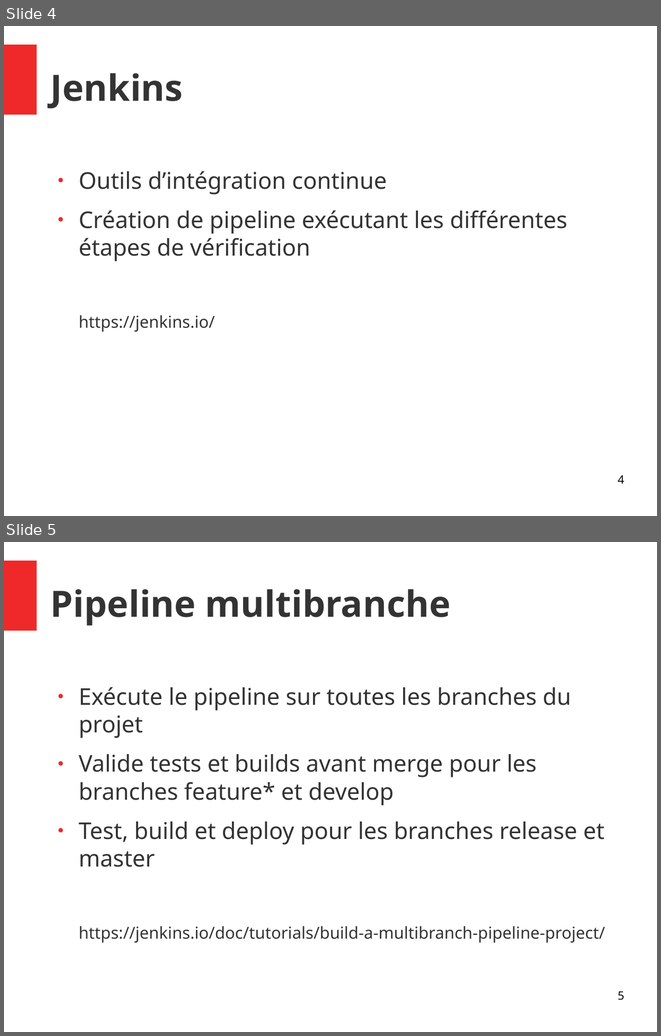
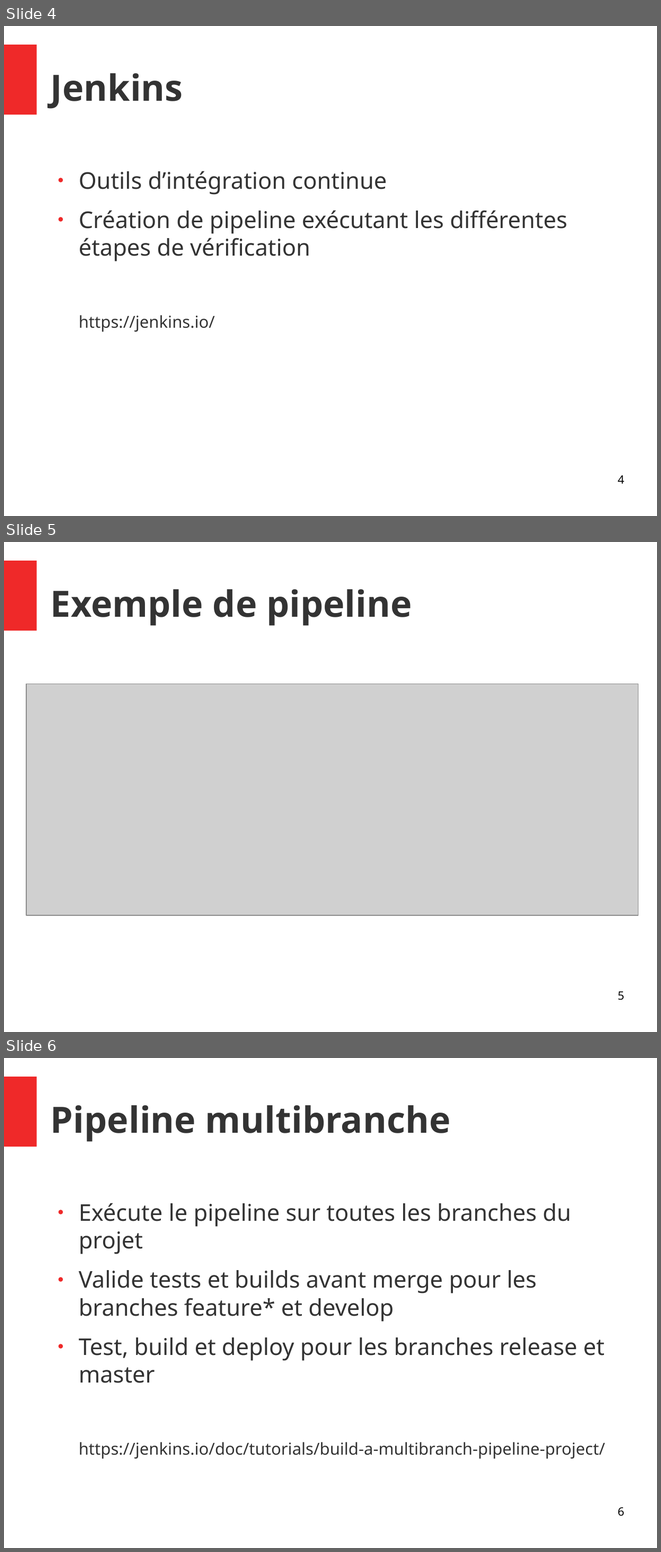
Before and after one commit to Yanoushka/angular-seed, a slide deck: docs/Focus intégration continue.odp. Shown one above the other, each under a label of ours: slides 4 and 5 before the commit, slides 4, 5 and 6 after it. The pictures are 661x1036 and 661x1552 pixels, drawn with LibreOffice and Linux fonts; fonts in the diff are those of the drawing; grey boxes stand for pictures. Boxes give left, top, right and bottom in pixels: in the first picture for what was removed or moved away, otherwise in the second. Text is boxed around its words. In the diff, an @@ line names an element or a change of style, - is before the commit and + after.

```diff
--- a/docs/Focus intégration continue.odp
+++ b/docs/Focus intégration continue.odp
@@ slide 5 added at <box>4,542,657,1032</box>, background #FFFFFF; not listed: 1 template element that a slide beside it also shows @@
@@ title added at <box>51,589,412,626</box>, 44 pt, text #333333, bold @@
+Exemple de pipeline
@@ picture added at <box>26,684,638,915</box> @@
@@ page number added at <box>618,991,624,1000</box>, 14 pt, text #000000 @@
+5
@@ what was slide 5 is now slide 6 @@
@@ page number at <box>618,1507,624,1516</box>: text changed @@
-5
+6
```
Also in this commit, not shown: 1 other slide added.
